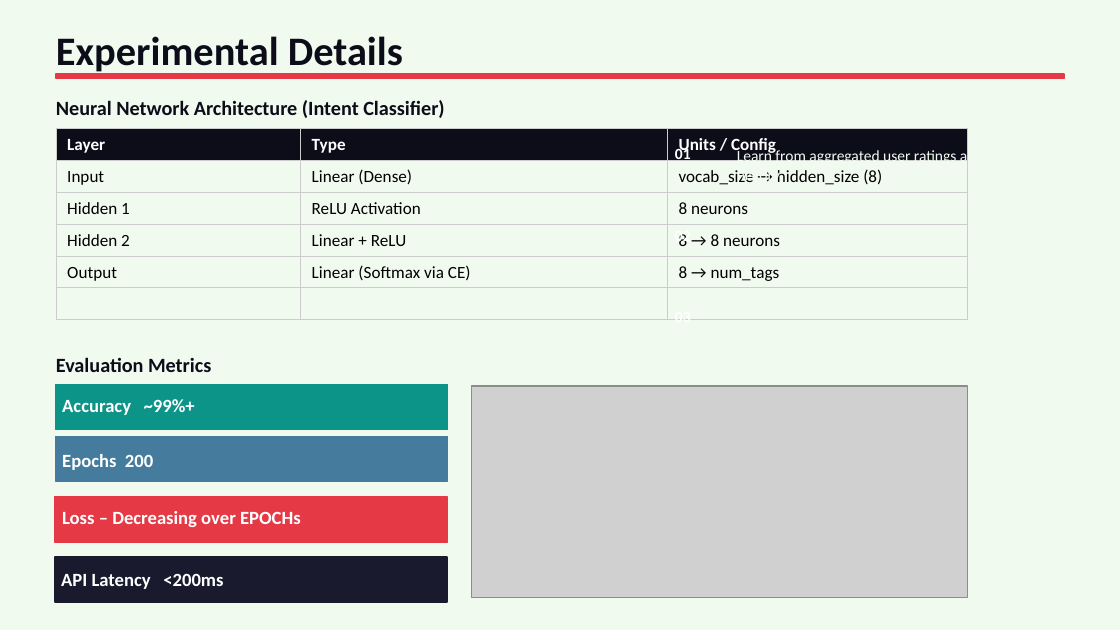
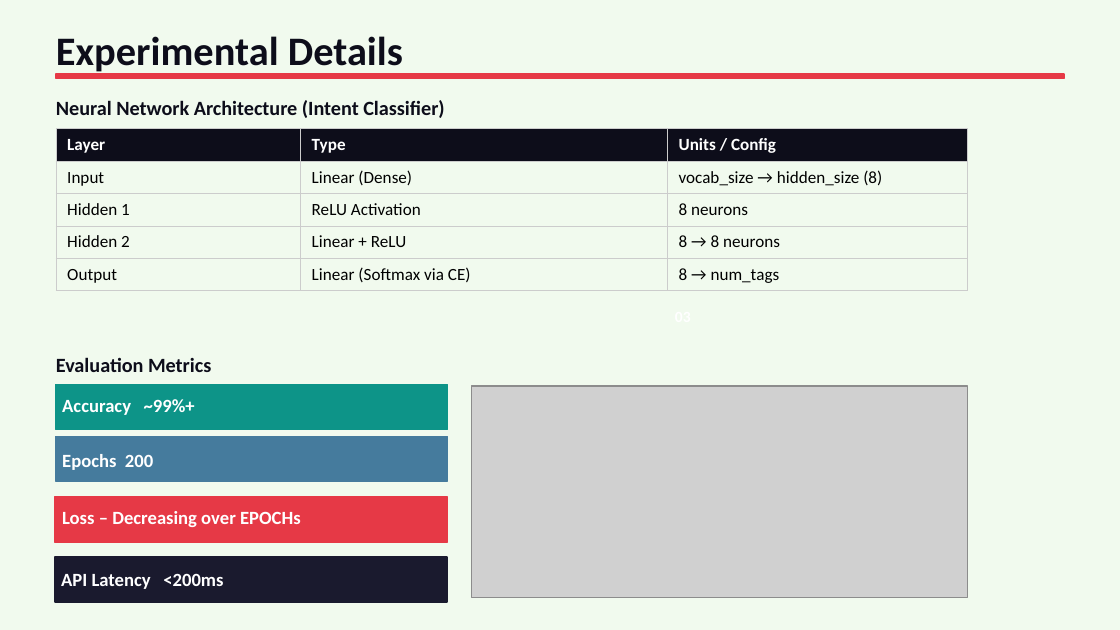
Before and after one commit to pramendraindian/movie-agent, a slide deck: slide 4 of diagrams/CineGenie_ProjectReport.pptx. Drawn at 1120x630 pixels with LibreOffice and Linux fonts; fonts in the diff are those of the drawing; grey boxes stand for pictures. Boxes give left, top, right and bottom in pixels: in the first picture for what was removed or moved away, otherwise in the second. Text is boxed around its words. In the diff, an @@ line names an element or a change of style, - is before the commit and + after.

```diff
--- a/diagrams/CineGenie_ProjectReport.pptx
+++ b/diagrams/CineGenie_ProjectReport.pptx
@@ table at [56,129,968,288] @@
-row 6:  |  | 
@@ text removed at [675,145,691,163] @@
-01
@@ text removed at [737,148,984,182] @@
-Learn from aggregated user ratings and watch history
@@ text removed at [675,234,691,245] @@
-02
@@ text removed at [675,319,691,320] @@
-03
@@ text removed at [737,319,965,338] @@
-Live movie data instead of static CSV snapshots
```
